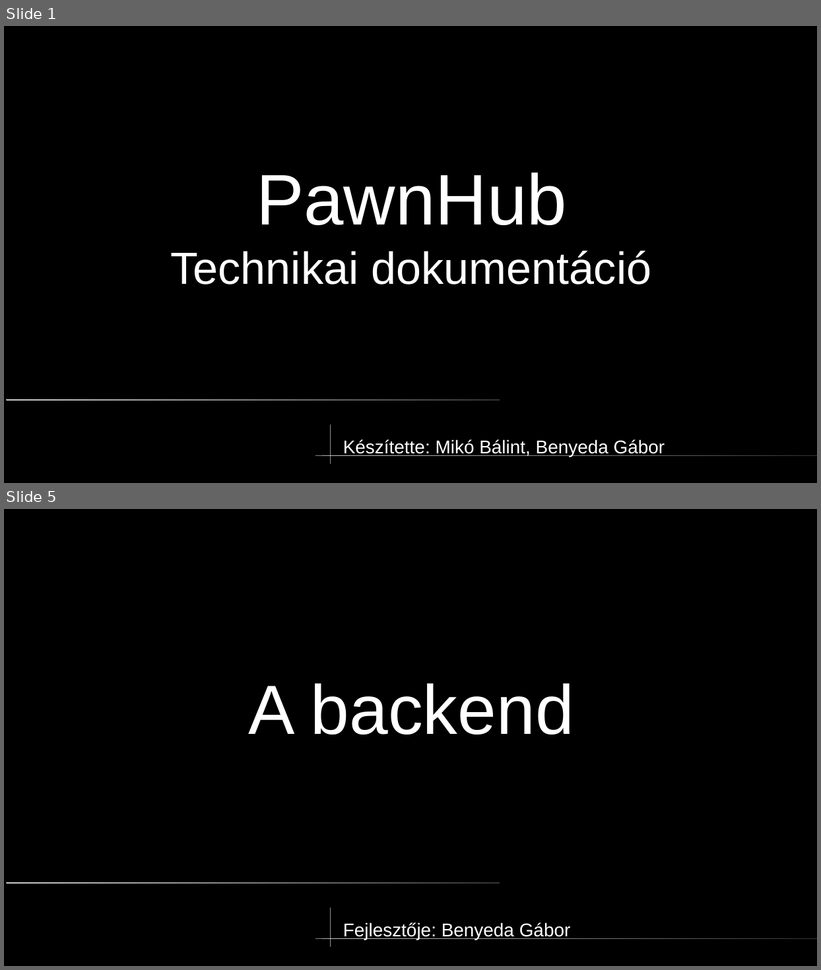
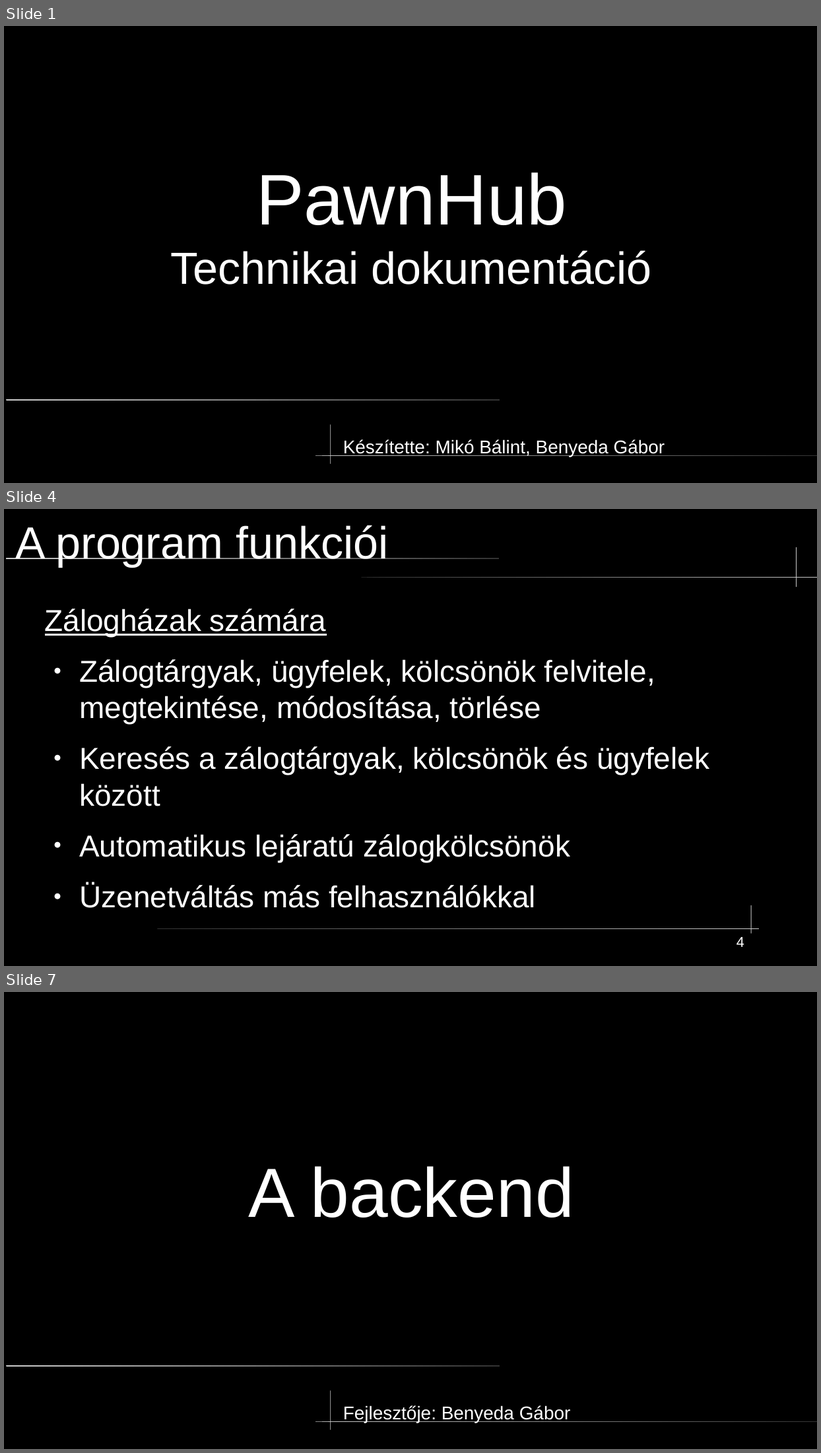
Before and after one commit to mikobalint-szbi/PawnHub, a slide deck: [Developer]/PPT/technikai prezentáció.odp. Shown one above the other, each under a label of ours: slides 1 and 5 before the commit, slides 1, 4 and 7 after it; the slides between them are not shown. The pictures are 821x970 and 821x1453 pixels, drawn with LibreOffice and Linux fonts; fonts in the diff are those of the drawing. Boxes give left, top, right and bottom in pixels: in the first picture for what was removed or moved away, otherwise in the second. Text is boxed around its words. In the diff, an @@ line names an element or a change of style, - is before the commit and + after.

```diff
--- a/[Developer]/PPT/technikai prezentáció.odp
+++ b/[Developer]/PPT/technikai prezentáció.odp
@@ slide 4 added at <box>4,509,817,966</box>, background #000000 @@
@@ title added at <box>16,525,388,567</box>, 44 pt, text #FFFFFF @@
+A program funkciói
@@ freeform shape added at <box>797,547,797,588</box>, fill #CCCCCC @@
@@ rounded rectangle added at <box>5,558,499,559</box>, fill gradient #CCCCCC to #333333 @@
@@ rounded rectangle added at <box>362,577,817,578</box>, fill gradient #333333 to #CCCCCC @@
@@ text added at <box>45,609,710,908</box>, 29.6 pt, text #FFFFFF @@
+Zálogházak számára
+● Zálogtárgyak, ügyfelek, kölcsönök felvitele, megtekintése, módosítása, törlése
+● Keresés a zálogtárgyak, kölcsönök és ügyfelek között
+● Automatikus lejáratú zálogkölcsönök
+● Üzenetváltás más felhasználókkal
@@ freeform shape added at <box>752,906,752,934</box>, fill #CCCCCC @@
@@ rounded rectangle added at <box>158,929,760,929</box>, fill gradient #333333 to #CCCCCC @@
@@ page number added at <box>737,937,745,947</box>, 14 pt, text #FFFFFF @@
+4
@@ what was slide 5 is now slide 7 @@
```
Also in this commit, not shown: 6 slides changed, 10 other slides added, 2 slides removed.
